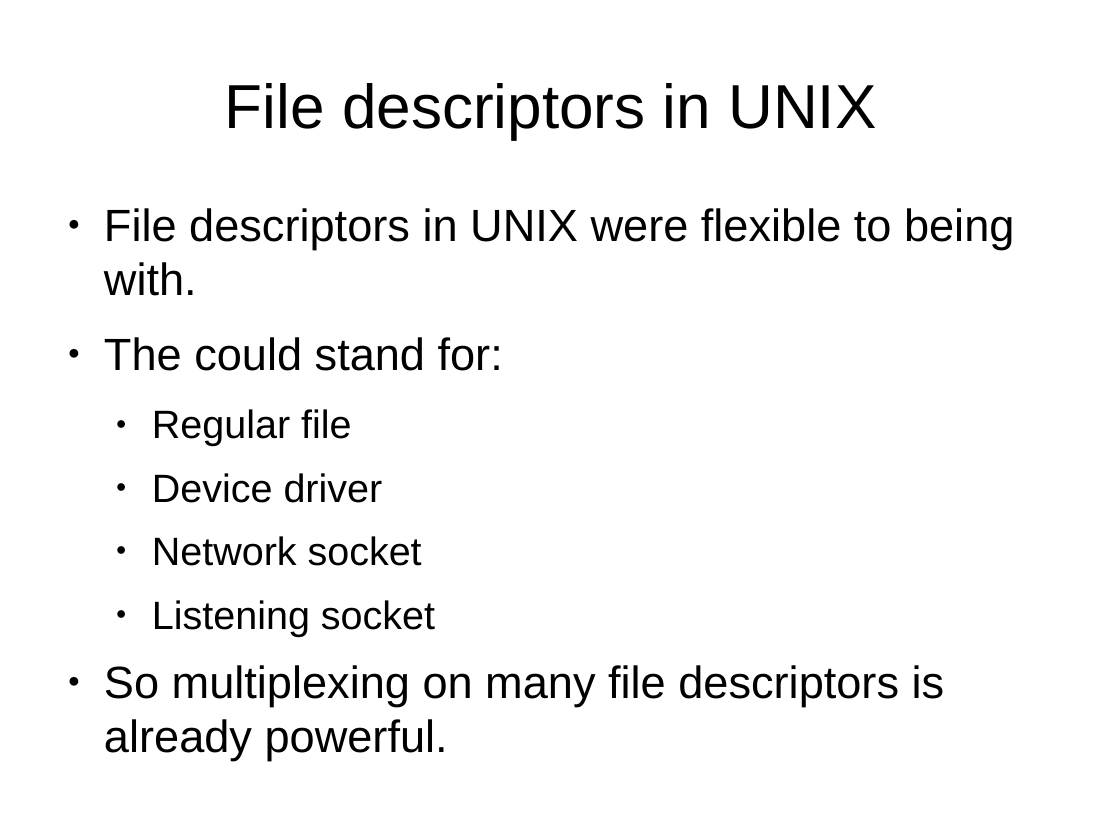
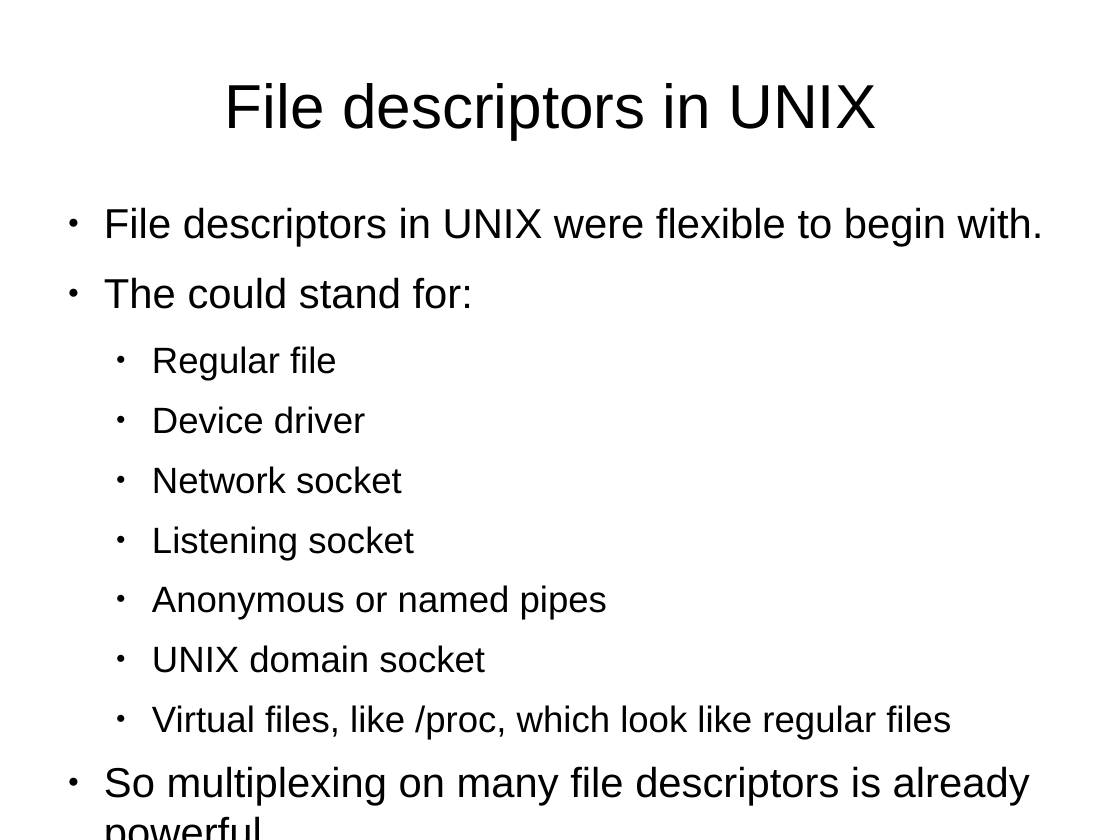
Before and after one commit to veltzer/demos-linux, a slide deck: slide 8 of doc/linux_multiplexing.odp. Drawn at 1120x840 pixels with LibreOffice and Linux fonts; fonts in the diff are those of the drawing. Boxes give left, top, right and bottom in pixels: in the first picture for what was removed or moved away, otherwise in the second. Text is boxed around its words. In the diff, an @@ line names an element or a change of style, - is before the commit and + after.

```diff
--- a/doc/linux_multiplexing.odp
+++ b/doc/linux_multiplexing.odp
@@ text at (104,207,1044,247): text changed; size 32 to 29.6 pt @@
-● File descriptors in UNIX were flexible to being with.
+● File descriptors in UNIX were flexible to begin with.
@@ text at (104,277,1030,806): size 32 to 29.6 pt in "The could stand for:", "So multiplexing on many file descriptors is ..."; size 28 to 25.9 pt in "Regular file", "Device driver", "Network socket", "Listening socket" @@
@@ text at (152,585,951,740): paragraphs added @@
+  ● Anonymous or named pipes
+  ● UNIX domain socket
+  ● Virtual files, like /proc, which look like regular files
```
Also in this commit, not shown: 8 other slides changed.
